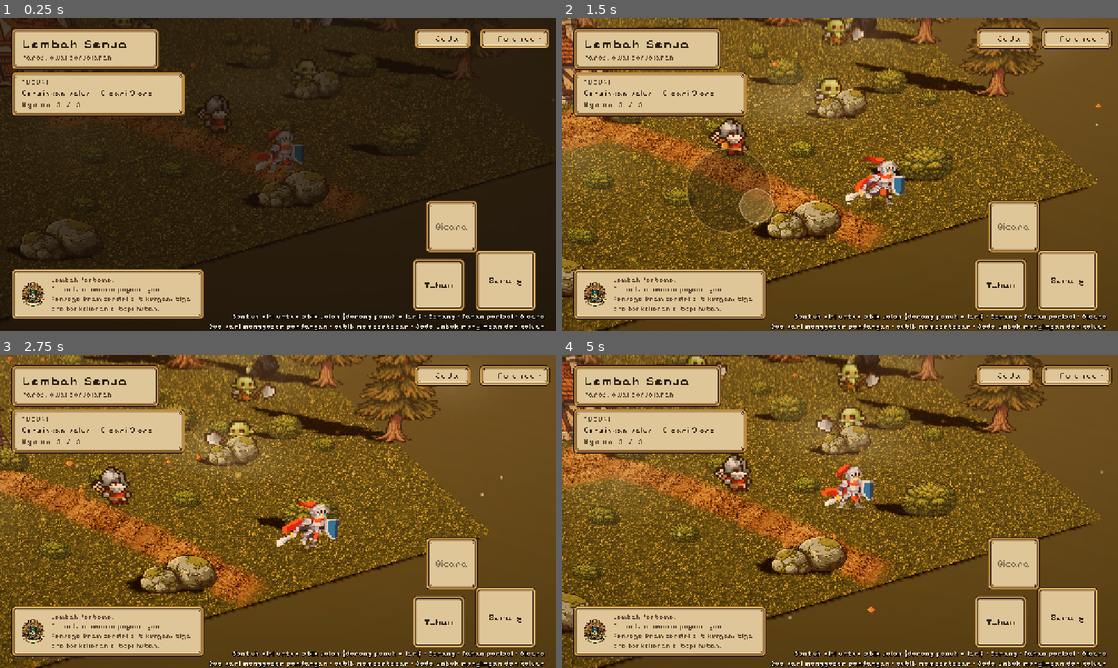
Above: before the commit, frames 1-4 (two rows, left to right).
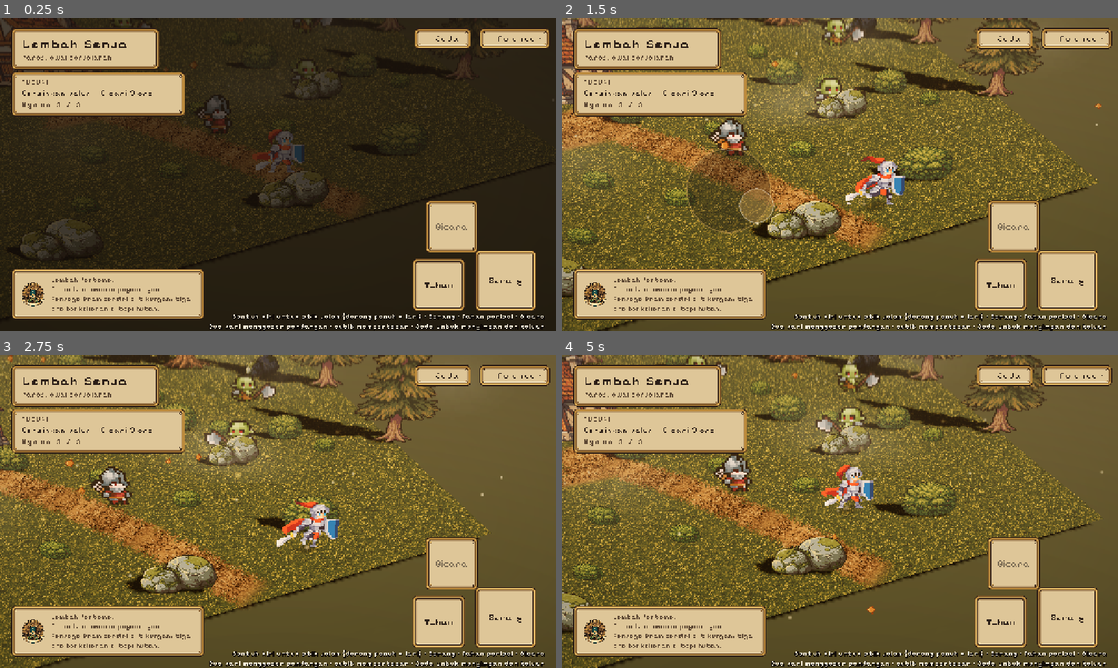
Above: after the commit, the same moments.

Repository: KyokoApp/GodotMe
Game: Godot game, scene res://game/Main.tscn
The game is run twice, just before and just after one commit, with the same random seed, the same clock (stepped at 60 frames per second) and the same inputs.
Inputs (mouse positions are in pixels of both pictures, inside the frame that each line leads up to):
- Up to frame 1 (0.25 s): no input
- Up to frame 2 (1.5 s): tap Enter at 0.5, 0.6 s; move the mouse to (962, 158) at 0.52 s; hold Right (ui_right) 0.53-1.25 s; click (962, 158) at 0.67 s; tap Space at 0.77 s; drag from (728, 190) to (812, 237) at 1.27 s
- Up to frame 3 (2.75 s): move the mouse to (333, 442) at 2.02 s; hold Right (ui_right) from 2.03 s (still down); tap Enter at 2.1 s
- Up to frame 4 (5 s): release Right (ui_right) at 2.75 s; drag from (812, 574) to (673, 464) at 2.77 s; move the mouse to (1006, 558) at 3.52 s; hold Left (ui_left) 3.53-4.25 s; tap Enter at 3.6 s; tap Space at 3.77 s; drag from (673, 464) to (756, 433) at 4.27 s

The runs differ from the first frame. In frame 2, 1.5% of the frame differs, in the area x 0-80%, y 0-86%; in frame 3, 1.5%; in frame 4, 1.6%, in the area x 0-81%, y 0-86%.

Commit message:
tahap 6: sore tetap hangat tanpa membuang hijau lembah
Co-authored-by: arena-agent <297053741+arena-agent@users.noreply.github.com>

Diff:
--- a/game/game/world/WorldClock.gd
+++ b/game/game/world/WorldClock.gd
@@ -50,12 +50,12 @@
 	},
 	{
 		"id": "sore",
-		"sun_color": Color(1.0, 0.82, 0.60),
-		"sun_energy": 1.12,
+		"sun_color": Color(1.0, 0.89, 0.74),
+		"sun_energy": 1.08,
 		"sun_rot": Vector3(-40.0, 40.0, 0.0),
-		"ambient": Color(0.60, 0.50, 0.56),
+		"ambient": Color(0.57, 0.53, 0.64),
 		"ambient_energy": 0.46,
-		"fog": Color(0.80, 0.62, 0.48),
+		"fog": Color(0.80, 0.69, 0.58),
 		"fog_density": 0.0055,
 		"sky": Color(0.44, 0.36, 0.32),
 		"lamp": 0.45,
